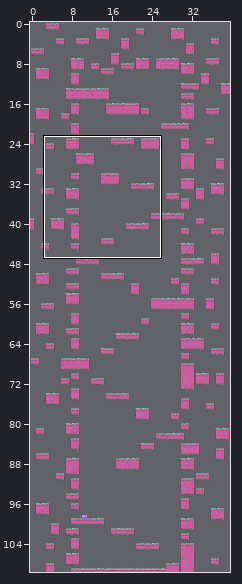
Tiled map: res/maps/map-a2.tmx. The first picture is a wide view before the edit; the outline marks the close-up.
Close-up. The starting point:
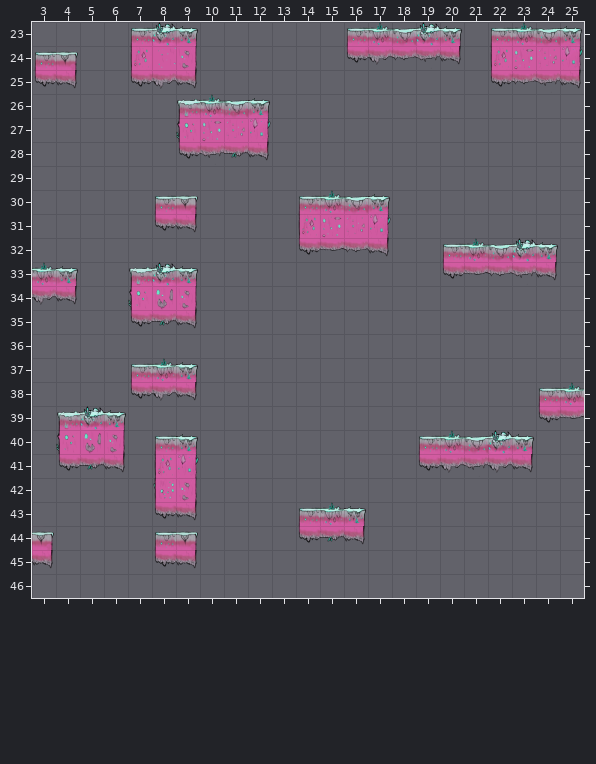
Cells are 64x64 px. Shown: x 3..25, y 23..46. The commit also changed other parts of the map, which this record leaves out.
And afterwards:
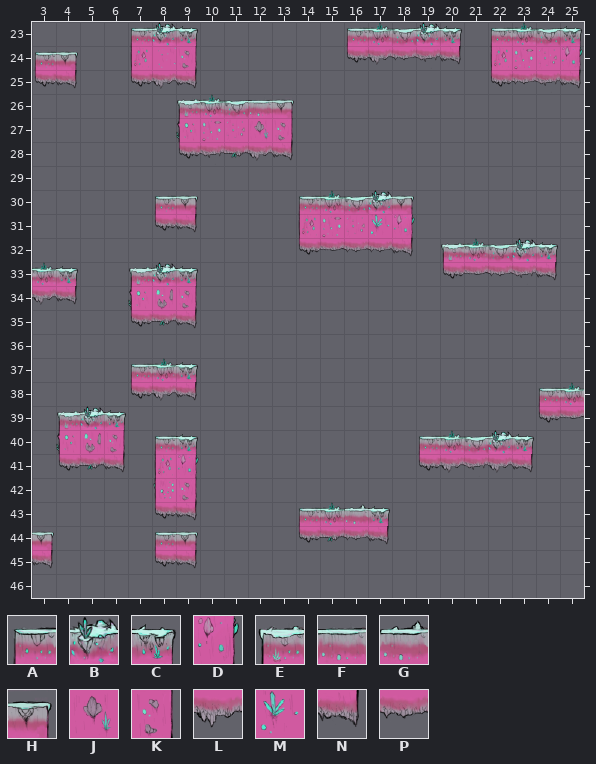
Key: from "tiledmap_final": A 6, B 9, C 10, D 35, E 54, F 55, G 61, H 62, J 132, K 137, L 155, M 158, N 162, P 208.
_ is an empty cell, . an unchanged one.
What changed:
--- layer "main"
@@ x 12..13 @@
-26 C_
-27 D_
-28 N_
+26 FH
+27 JK
+28 LN
@@ x 17..20 @@
-30 C_..
-31 D_..
-32 N_.A
+30 BH..
+31 MD..
+32 PN.E
@@ x 16..17 @@
-43 C_
-44 N_
+43 GC
+44 PN
Changed places in both close-ups, as pixel boxes (x1, y1, x2, y2):
changed: (248, 98, 294, 161)
changed: (368, 190, 415, 257)
changed: (441, 243, 464, 262)
changed: (344, 504, 390, 545)
